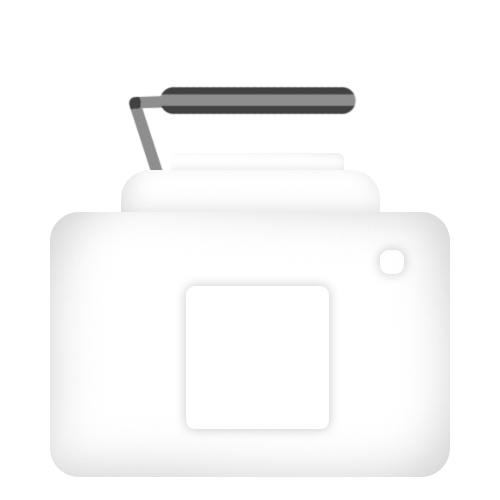
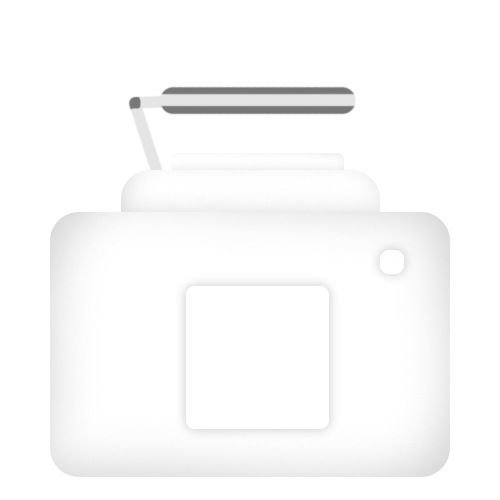
The second w=500, h=500 image is a revision of the first. Changes to its layers:
painted on "Слой 3" over [128, 86, 357, 170]
